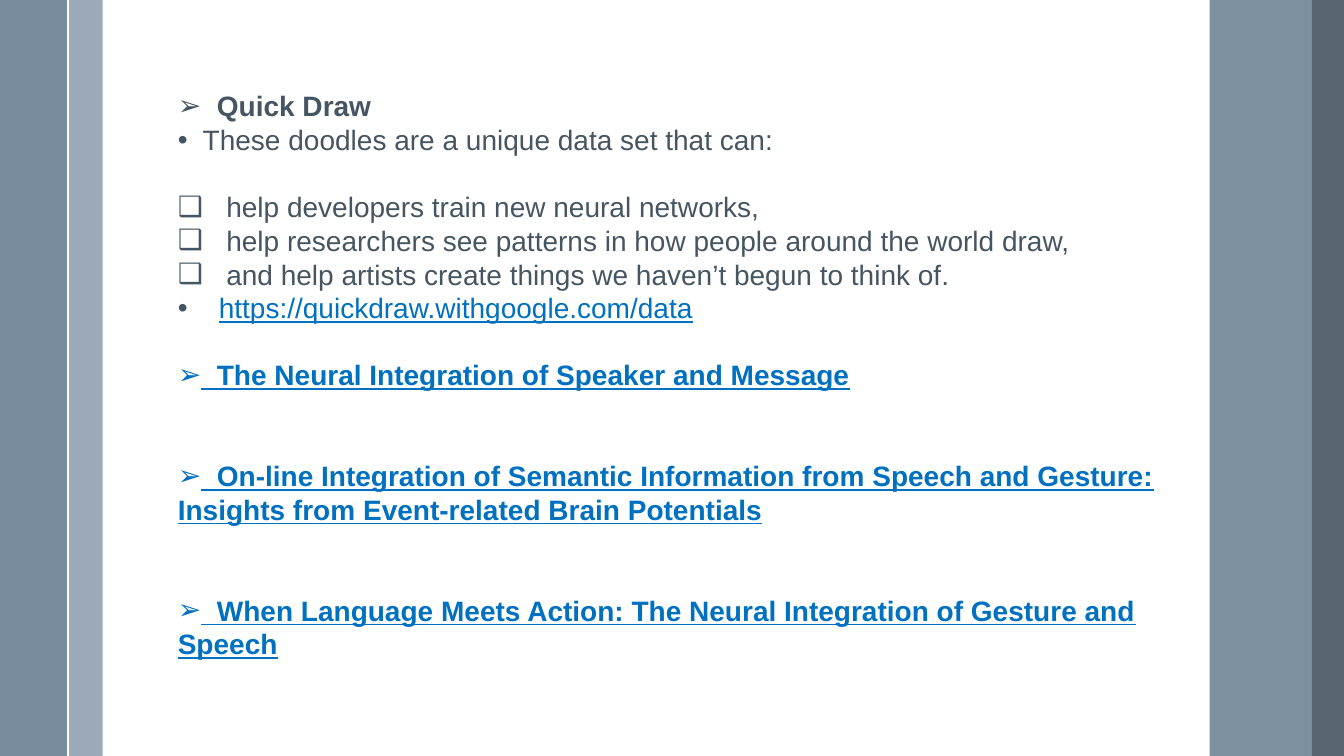
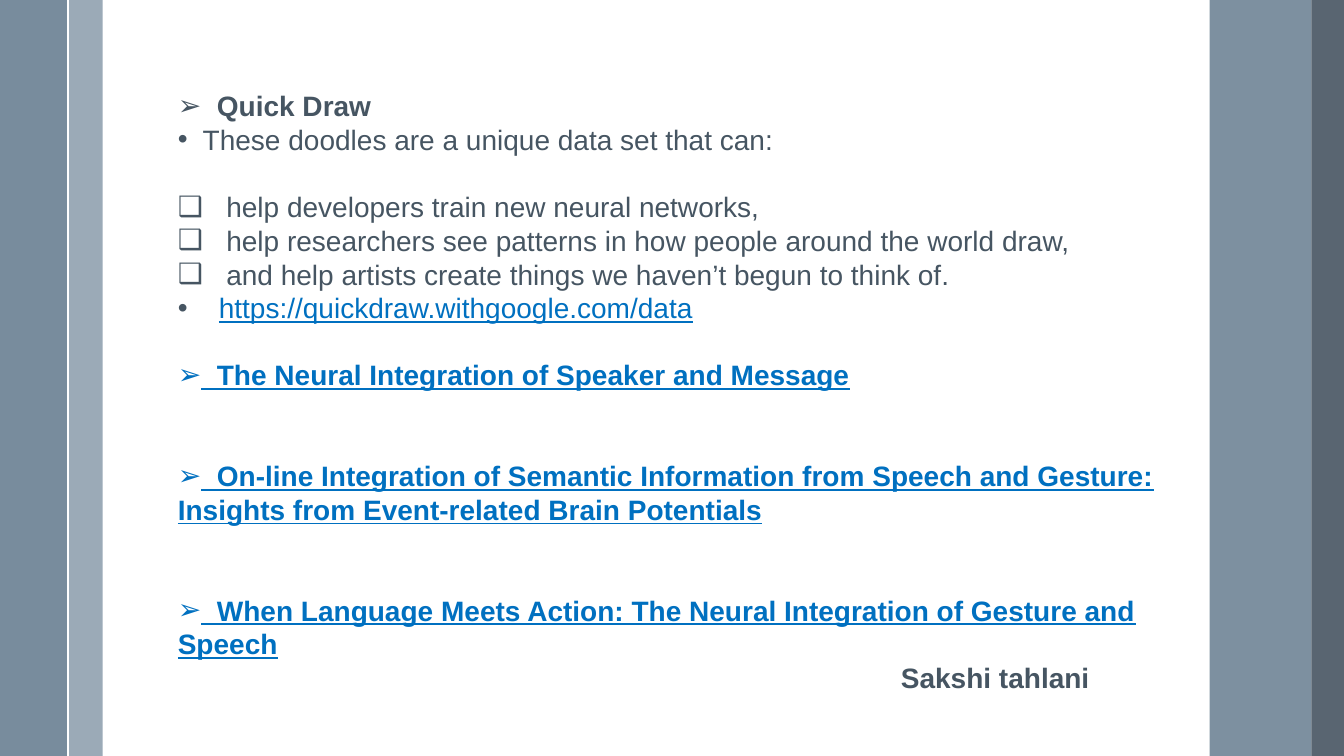
Before and after one commit to VarunBohara/Mini-Project-Documents, a slide deck: slide 5 of Ideas -- v3.0.pptx. Drawn at 1344x756 pixels with LibreOffice and Linux fonts; fonts in the diff are those of the drawing. Boxes give left, top, right and bottom in pixels: in the first picture for what was removed or moved away, otherwise in the second. Text is boxed around its words. In the diff, an @@ line names an element or a change of style, - is before the commit and + after.

```diff
--- a/Ideas -- v3.0.pptx
+++ b/Ideas -- v3.0.pptx
@@ text at box(901, 667, 1089, 689): paragraph added @@
+Sakshi tahlani
```
